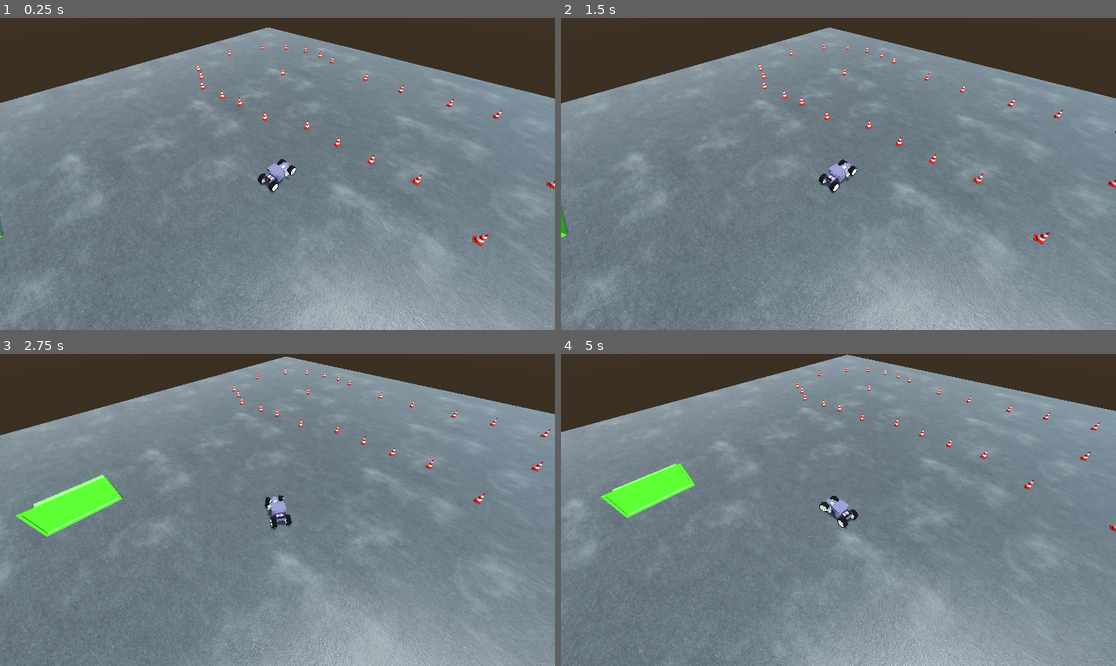
Above: before the commit, frames 1-4 (two rows, left to right).
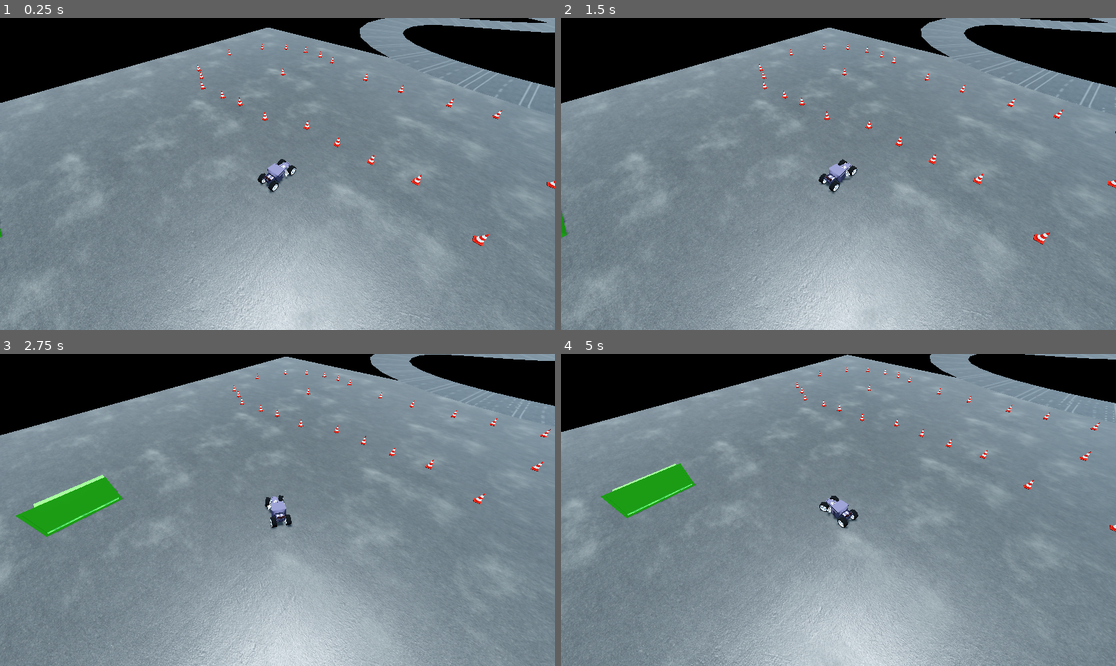
Above: after the commit, the same moments.

Repository: PITT1/Race_game
Game: Godot game, scene res://Maps/test_map/test_1.tscn
The game is run twice, just before and just after one commit, with the same random seed, the same clock (stepped at 60 frames per second) and the same inputs.
Inputs (mouse positions are in pixels of both pictures, inside the frame that each line leads up to):
- Up to frame 1 (0.25 s): no input
- Up to frame 2 (1.5 s): tap Enter (ui_accept) at 0.5, 0.77, 1.25 s; move the mouse to (960, 158) at 0.52 s; hold Right (ui_right) 0.53-1.28 s; hold F 0.53-1.28 s; click (960, 158) at 0.67 s; move the mouse to (727, 189) at 1.27 s; hold Down (ui_down) from 1.28 s (still down); tap Q at 1.35 s
- Up to frame 3 (2.75 s): tap Enter (ui_accept) at 1.52 s; move the mouse to (333, 441) at 2.02 s; release Down (ui_down) at 2.03 s; hold Right (ui_right) from 2.03 s (still down); tap Space at 2.1 s
- Up to frame 4 (5 s): move the mouse to (810, 572) at 2.77 s; release Right (ui_right) at 2.78 s; hold Up (ui_up) 2.78-3.53 s; tap F at 2.85 s; click (810, 572) at 2.92 s; tap Enter (ui_accept) at 3.02, 3.77, 4.52 s; move the mouse to (1005, 556) at 3.52 s; hold Q 3.53-4.28 s; hold Left (ui_left) from 3.53 s (still down); move the mouse to (672, 463) at 4.27 s; tap Space at 4.35 s

The runs differ from the first frame. In frame 1, 27% of the frame differs, in the area x 0-100%, y 0-100%; in frame 2, 27%; in frame 3, 25%; in frame 4, 24%.

Commit message:
agregando circuito de pruebas

Diff:
--- a/Maps/test_map/test_1.tscn
+++ b/Maps/test_map/test_1.tscn
@@ -10,18 +10,20 @@
 [ext_resource type="Script" uid="uid://csjccrhj5wnx7" path="res://addons/phantom_camera/scripts/phantom_camera/phantom_camera_3d.gd" id="8_rp5gc"]
 [ext_resource type="Script" uid="uid://8umksf8e80fw" path="res://addons/phantom_camera/scripts/resources/tween_resource.gd" id="9_20d3k"]
 [ext_resource type="PackedScene" uid="uid://b0fyvn1iybud7" path="res://others/ramps/ramp1.tscn" id="10_rp5gc"]
+[ext_resource type="PackedScene" uid="uid://bv0ud4flas23l" path="res://Maps/circuit_test/circuit_test.glb" id="11_20d3k"]
 
-[sub_resource type="ProceduralSkyMaterial" id="ProceduralSkyMaterial_qhj7d"]
+[sub_resource type="ProceduralSkyMaterial" id="ProceduralSkyMaterial_20d3k"]
 sky_top_color = Color(0.461087, 0.641883, 0.858997, 1)
-sky_horizon_color = Color(0.8253, 0.862749, 0.908028, 1)
-ground_horizon_color = Color(0.8253, 0.862749, 0.908028, 1)
+sky_horizon_color = Color(0.631155, 0.676354, 0.730632, 1)
+ground_bottom_color = Color(0, 0, 0, 1)
+ground_horizon_color = Color(0.631155, 0.676354, 0.730632, 1)
 
-[sub_resource type="Sky" id="Sky_6rrmi"]
-sky_material = SubResource("ProceduralSkyMaterial_qhj7d")
+[sub_resource type="Sky" id="Sky_opc3v"]
+sky_material = SubResource("ProceduralSkyMaterial_20d3k")
 
-[sub_resource type="Environment" id="Environment_ddb2p"]
+[sub_resource type="Environment" id="Environment_6od13"]
 background_mode = 2
-sky = SubResource("Sky_6rrmi")
+sky = SubResource("Sky_opc3v")
 tonemap_mode = 2
 glow_enabled = true
 
@@ -51,10 +53,10 @@
 [node name="Test1" type="Node3D"]
 
 [node name="WorldEnvironment" type="WorldEnvironment" parent="."]
-environment = SubResource("Environment_ddb2p")
+environment = SubResource("Environment_6od13")
 
 [node name="DirectionalLight3D" type="DirectionalLight3D" parent="."]
-transform = Transform3D(0.0122172, 0.916992, -0.398719, 0, 0.398749, 0.91706, 0.999925, -0.0112039, 0.00487161, 0, 0, 0)
+transform = Transform3D(0.763796, 0.645458, 2.82138e-08, 0, -4.37114e-08, 1, 0.645458, -0.763796, -3.33866e-08, 0, 0, 0)
 shadow_enabled = true
 
 [node name="StaticBody3D" type="StaticBody3D" parent="."]
@@ -170,7 +172,7 @@
 metadata/_custom_type_script = "uid://bd046eokvcnu2"
 
 [node name="PhantomCamera3D" type="Node3D" parent="." node_paths=PackedStringArray("follow_target", "look_at_target")]
-transform = Transform3D(-0.760191, 0.501235, -0.447636, -3.05936e-08, 0.666102, 0.745858, 0.689866, 0.55233, -0.493268, -11.085, 19.6848, -12.215)
+transform = Transform3D(-0.829419, 0.501235, -0.447636, -3.33797e-08, 0.666102, 0.745858, 0.75269, 0.55233, -0.493268, -11.085, 19.6848, -12.215)
 top_level = true
 script = ExtResource("8_rp5gc")
 follow_mode = 2
@@ -183,3 +185,12 @@
 
 [node name="ramp_1" parent="." instance=ExtResource("10_rp5gc")]
 transform = Transform3D(1.705, 0, 0, 0, 1.705, 0, 0, 0, 1.705, 19.291, 1.663, -28.211)
+
+[node name="circuit_test" parent="." instance=ExtResource("11_20d3k")]
+transform = Transform3D(2.455, 0, 0, 0, 2.455, 0, 0, 0, 2.455, -12.289, 0.514, 88.156)
+
+[node name="@StaticBody3D@93812" parent="circuit_test" index="1"]
+collision_layer = 2
+collision_mask = 7
+
+[editable path="circuit_test"]
Binary file added: Maps/circuit_test/circuit_test.glb
Not shown, added: Maps/circuit_test/circuit_test.glb.import
Not shown, added: Maps/circuit_test/circuit_test.mtl
Not shown, added: Maps/circuit_test/circuit_test.obj
Not shown, added: Maps/circuit_test/circuit_test.obj.import
Binary file added: Maps/circuit_test/circuit_test_Road007_1K-JPG_Color.jpg
Not shown, added: Maps/circuit_test/circuit_test_Road007_1K-JPG_Color.jpg.import
Not shown: 1 places in Maps/test_map/test_1.tscn that only renumber resources
